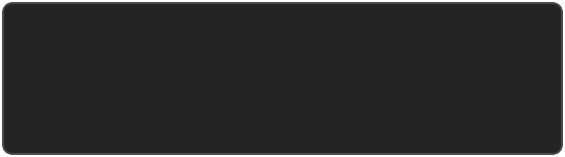
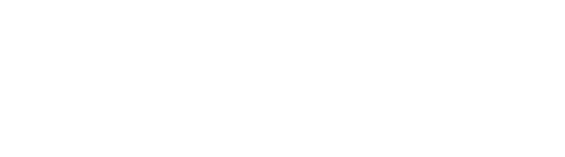
Comparing the layer stacks of the two (565, 157) images. Changes:
hid "圆角矩形 1" (1st of 2), painted on it over [2, 2, 563, 155]
added layer "圆角矩形 1" (2nd of 2) above "图层 0" over [2, 2, 563, 155]